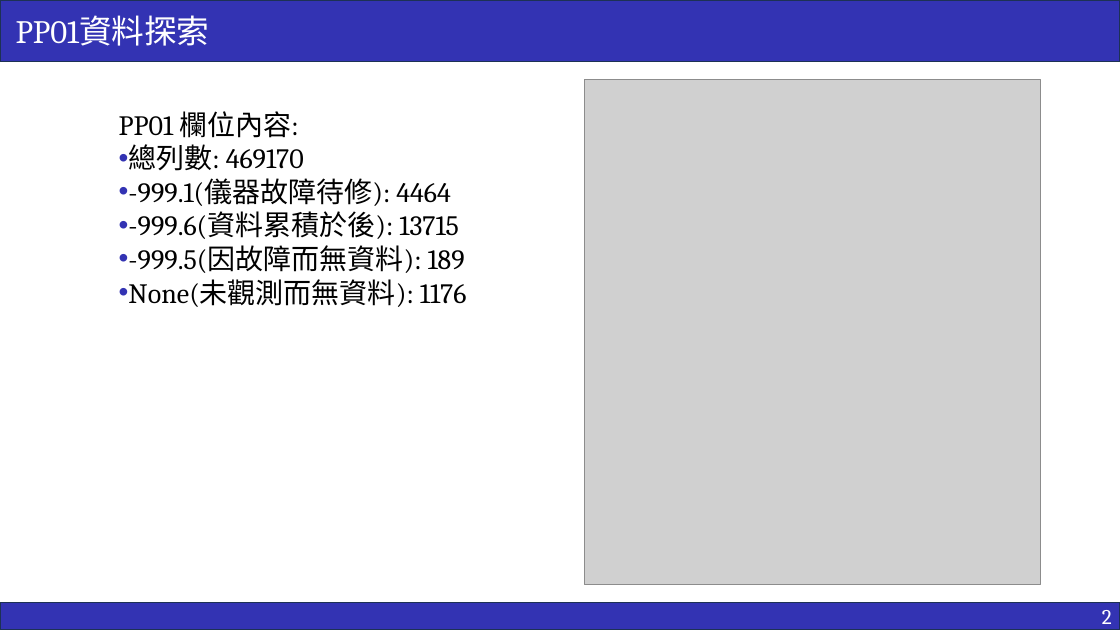
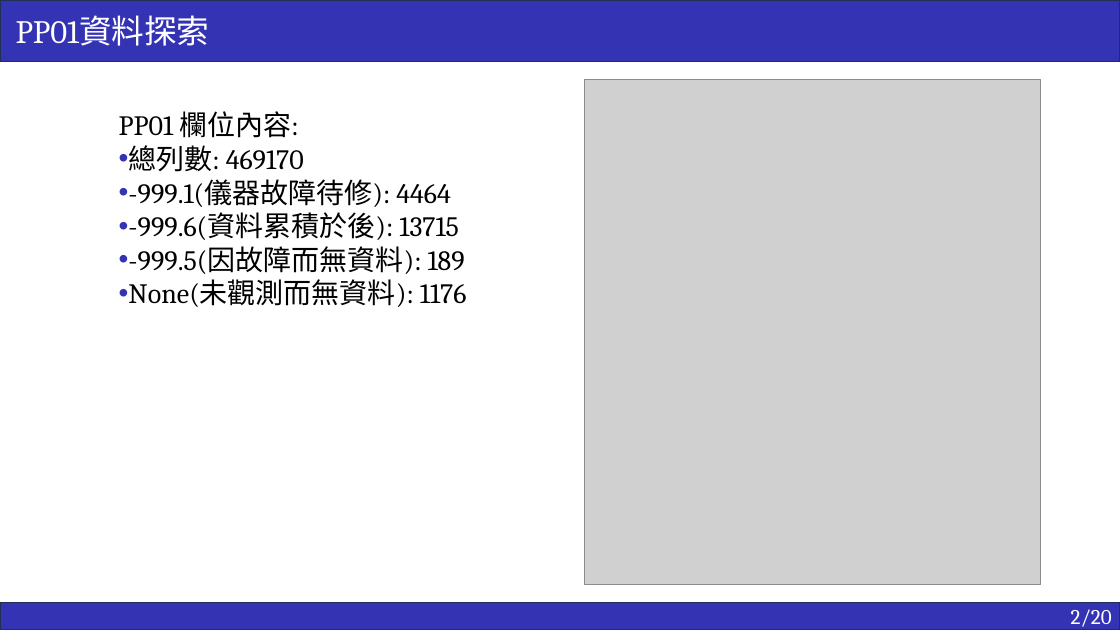
Before and after one commit to ricki0313/rainfall_practice, a slide deck: slide 3 of report/rainfall_report.pptx. Drawn at 1120x630 pixels with LibreOffice and Linux fonts; fonts in the diff are those of the drawing; grey boxes stand for pictures. Boxes give left, top, right and bottom in pixels: in the first picture for what was removed or moved away, otherwise in the second. Text is boxed around its words. In the diff, an @@ line names an element or a change of style, - is before the commit and + after.

```diff
--- a/report/rainfall_report.pptx
+++ b/report/rainfall_report.pptx
@@ text in rectangle at bbox=[1071, 609, 1112, 630]: text changed @@
-2
+2/20
```
Also in this commit, not shown: 15 other slides changed, 5 slides added, 1 slide removed, 4 other files.
